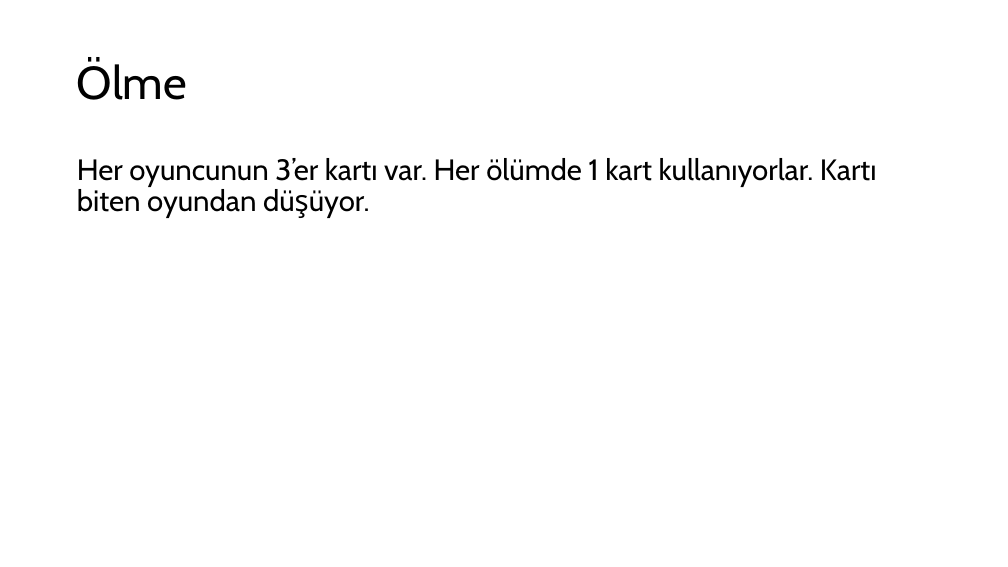
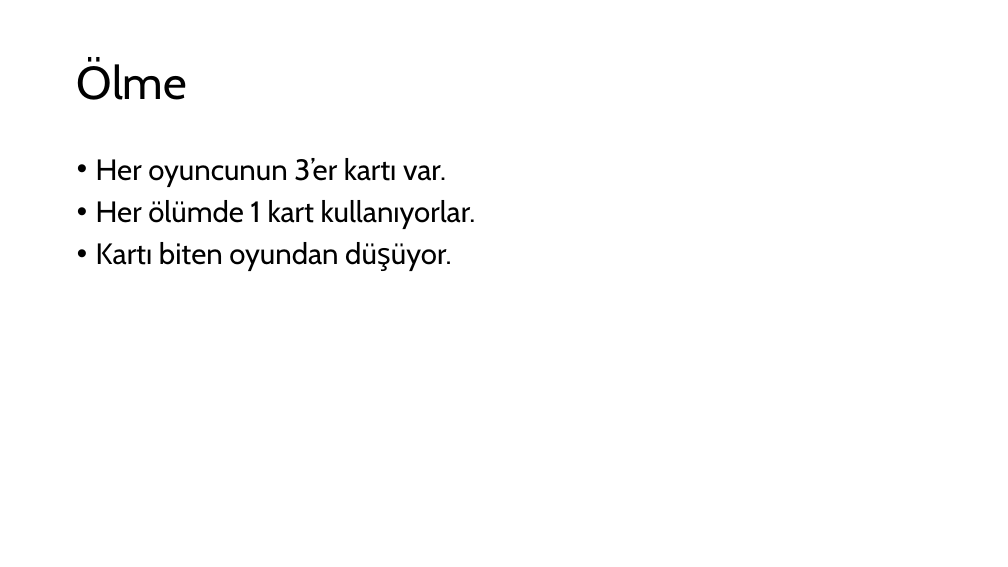
Before and after one commit to mushuacan/DGD306-BrutalistStudios-ZombiSlayers, a slide deck: slide 10 of Dökümanlar/Zombi Slayers.pptx (slide 7 before the commit). Drawn at 1008x567 pixels with LibreOffice and Linux fonts; fonts in the diff are those of the drawing. Boxes give left, top, right and bottom in pixels: in the first picture for what was removed or moved away, otherwise in the second. Text is boxed around its words. In the diff, an @@ line names an element or a change of style, - is before the commit and + after.

```diff
--- a/Dökümanlar/Zombi Slayers.pptx
+++ b/Dökümanlar/Zombi Slayers.pptx
@@ text at (96,158,476,271): text changed @@
-Her oyuncunun 3’er kartı var. Her ölümde 1 kart kullanıyorlar. Kartı biten oyundan düşüyor.
+• Her oyuncunun 3’er kartı var.
+• Her ölümde 1 kart kullanıyorlar.
+• Kartı biten oyundan düşüyor.
```
Also in this commit, not shown: 5 other slides changed, 4 slides added.
